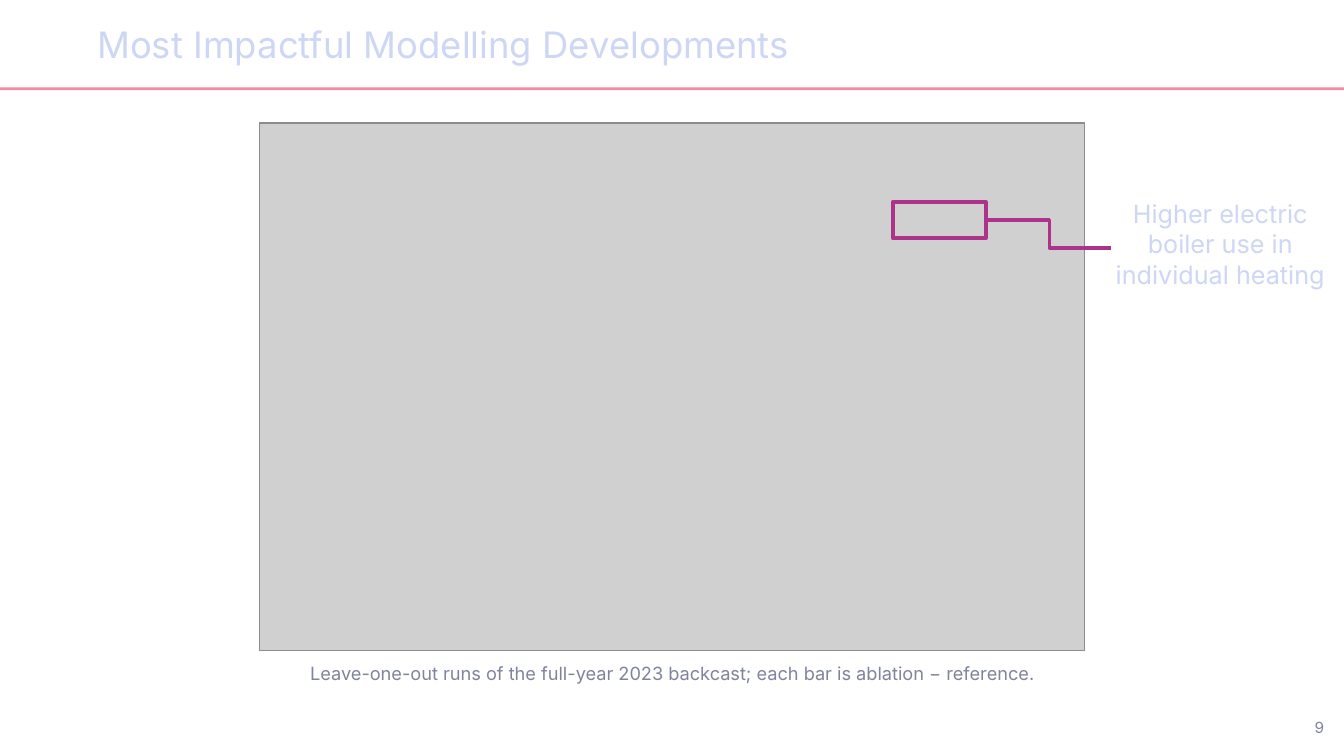
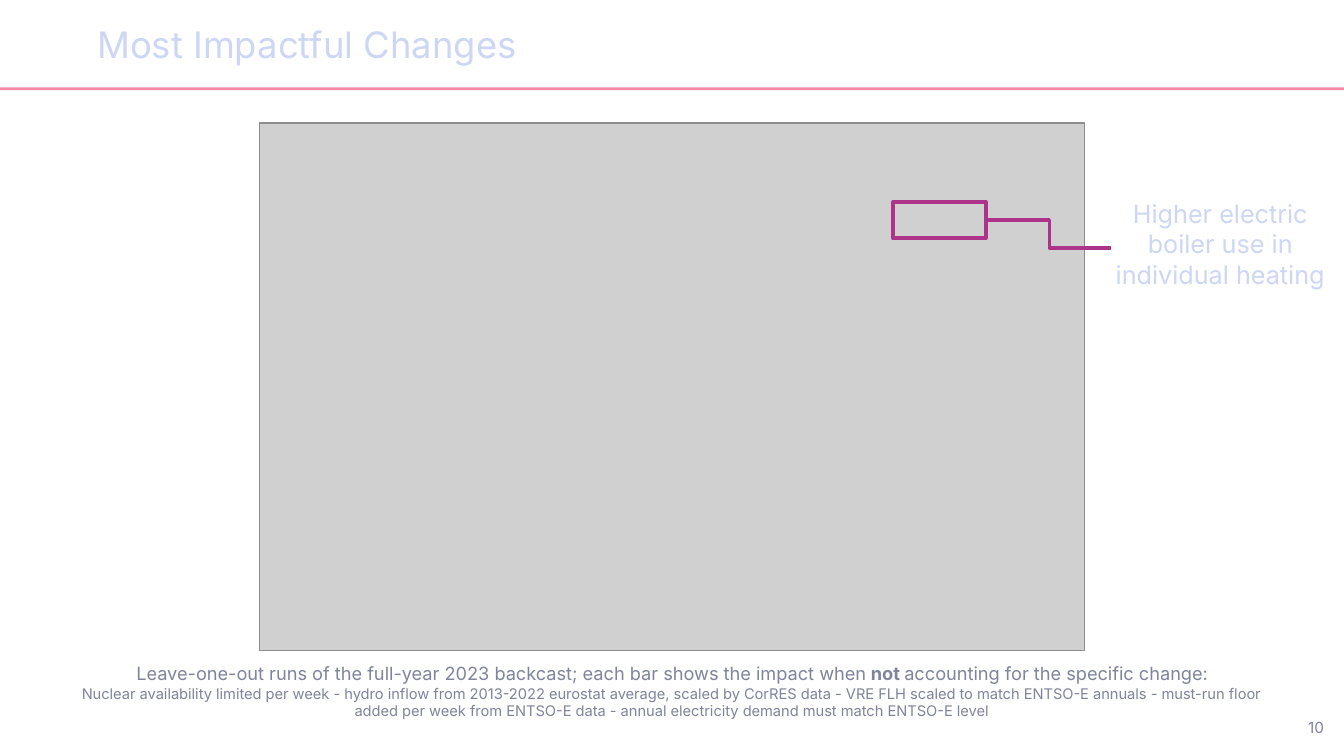
Before and after one commit to Mathias157/Balmorel, a slide deck: slide 10 of docs/report/Backcasting.odp (slide 9 before the commit). Drawn at 1344x756 pixels with LibreOffice and Linux fonts; fonts in the diff are those of the drawing; grey boxes stand for pictures; background and template pictures are left out. Boxes give left, top, right and bottom in pixels: in the first picture for what was removed or moved away, otherwise in the second. Text is boxed around its words. In the diff, an @@ line names an element or a change of style, - is before the commit and + after.

```diff
--- a/docs/report/Backcasting.odp
+++ b/docs/report/Backcasting.odp
@@ title at (x1=97, y1=31, x2=517, y2=66): text changed @@
-Most Impactful Modelling Developments
+Most Impactful Changes
@@ text at (x1=82, y1=666, x2=1261, y2=719): text changed; size 13 to 10.5 pt @@
-Leave-one-out runs of the full-year 2023 backcast; each bar is ablation − reference.
+Leave-one-out runs of the full-year 2023 backcast; each bar shows the impact when not accounting for the specific change:
+Nuclear availability limited per week - hydro inflow from 2013-2022 eurostat average, scaled by CorRES data - VRE FLH scaled to match ENTSO-E annuals - must-run floor added per week from ENTSO-E data - annual electricity demand must match ENTSO-E level
@@ page number at (x1=1308, y1=722, x2=1324, y2=733): text changed @@
-9
+10
```
Also in this commit, not shown: 5 other slides changed, 4 slides added.
